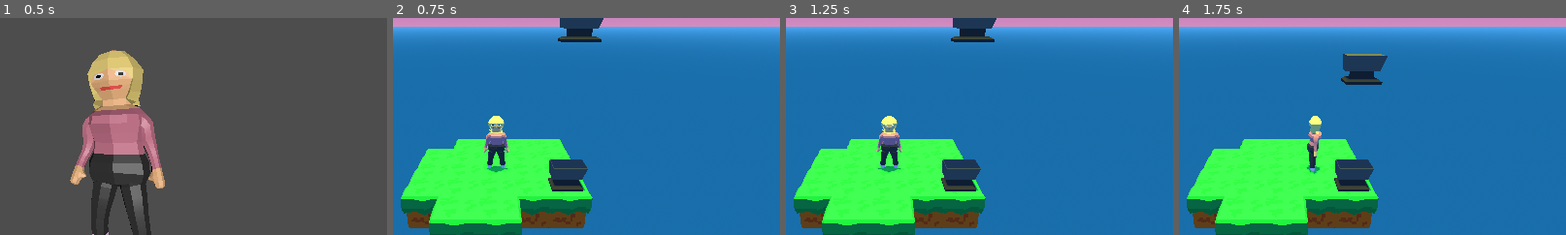
Above: before the commit, frames 1-4 (left to right).
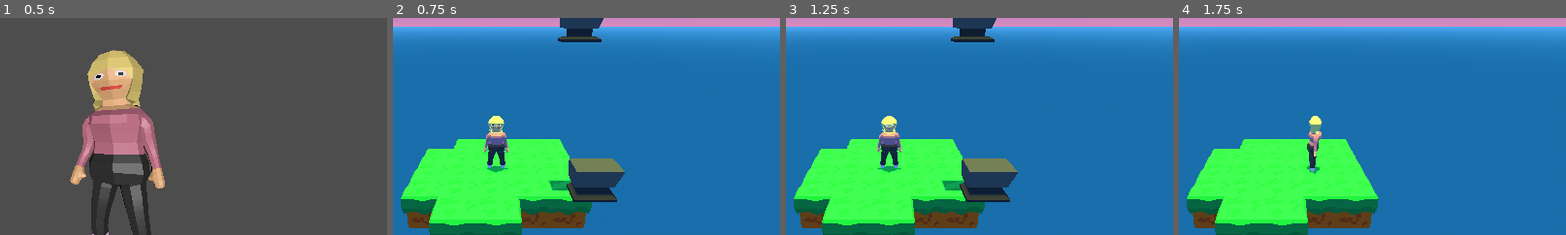
Above: after the commit, the same moments.

Repository: shamotte/rpg-death-jam
Game: Godot game, scene res://scenes/main_menu.tscn
The game is run twice, just before and just after one commit, with the same random seed, the same clock (stepped at 60 frames per second) and the same inputs.
Inputs:
- Up to frame 1 (0.5 s): no input
- Up to frame 2 (0.75 s): click "Start Game" at 0.5 s
- Up to frame 3 (1.25 s): no input
- Up to frame 4 (1.75 s): tap Enter at 1.25 s; hold Right (move_right) from 1.28 s (still down); tap Space at 1.35, 1.52 s
The pictures show only the part of the screen within x 37-87%, y 25-75%; the shares and areas given below are measured in that part.

Frame 1 is identical in both runs. In frame 2, 3.0% of the frame differs, in the area x 40-60%, y 64-85%; in frame 3, 3.0%; in frame 4, 2.7%.

Commit message:
grid set position bug fix

Diff:
--- a/grid.gd
+++ b/grid.gd
@@ -145,11 +145,11 @@
 		return null
 
 func set_cell_context(position : Vector3i, element: GridElement)-> bool:
-	if (position.x >= world_size_x || position.x + min_x < 0):
+	if (position.x + min_x >= world_size_x || position.x + min_x < 0):
 		return false;
-	if (position.y >= world_size_y || position.y + min_y < 0):
+	if (position.y + min_y >= world_size_y || position.y + min_y < 0):
 		return false;
-	if (position.z >= world_size_z || position.z + min_z < 0):
+	if (position.z  + min_z >= world_size_z || position.z + min_z < 0):
 		return false;
 
 	world[position.x + min_x][position.y + min_y][position.z + min_z] = element
--- a/objects/anvil/anvil.gd
+++ b/objects/anvil/anvil.gd
@@ -8,7 +8,7 @@
 	falling = f
 
 	if falling:
-		move_direction = Vector3(0, -1, 0)
+		move_direction = Vector3(0, 1, 1)
 	else:
 		move_direction = Vector3(0, 0, 0)
 
--- a/scenes/main_scene.tscn
+++ b/scenes/main_scene.tscn
@@ -50,8 +50,9 @@
 script = ExtResource("1_vx12u")
 
 [node name="Anvil" parent="Tiles" instance=ExtResource("1_abngx")]
-transform = Transform3D(1, 0, 0, 0, 1, 0, 0, 0, 1, 2, 0, 1)
+transform = Transform3D(1, 0, 0, 0, 1, 0, 0, 0, 1, 2, 1, 3)
 falling = true
+move_direction = Vector3(0, 0, 1)
 
 [node name="Anvil2" parent="Tiles" instance=ExtResource("1_abngx")]
 transform = Transform3D(1, 0, 0, 0, 1, 0, 0, 0, 1, 2, 4, 1)
